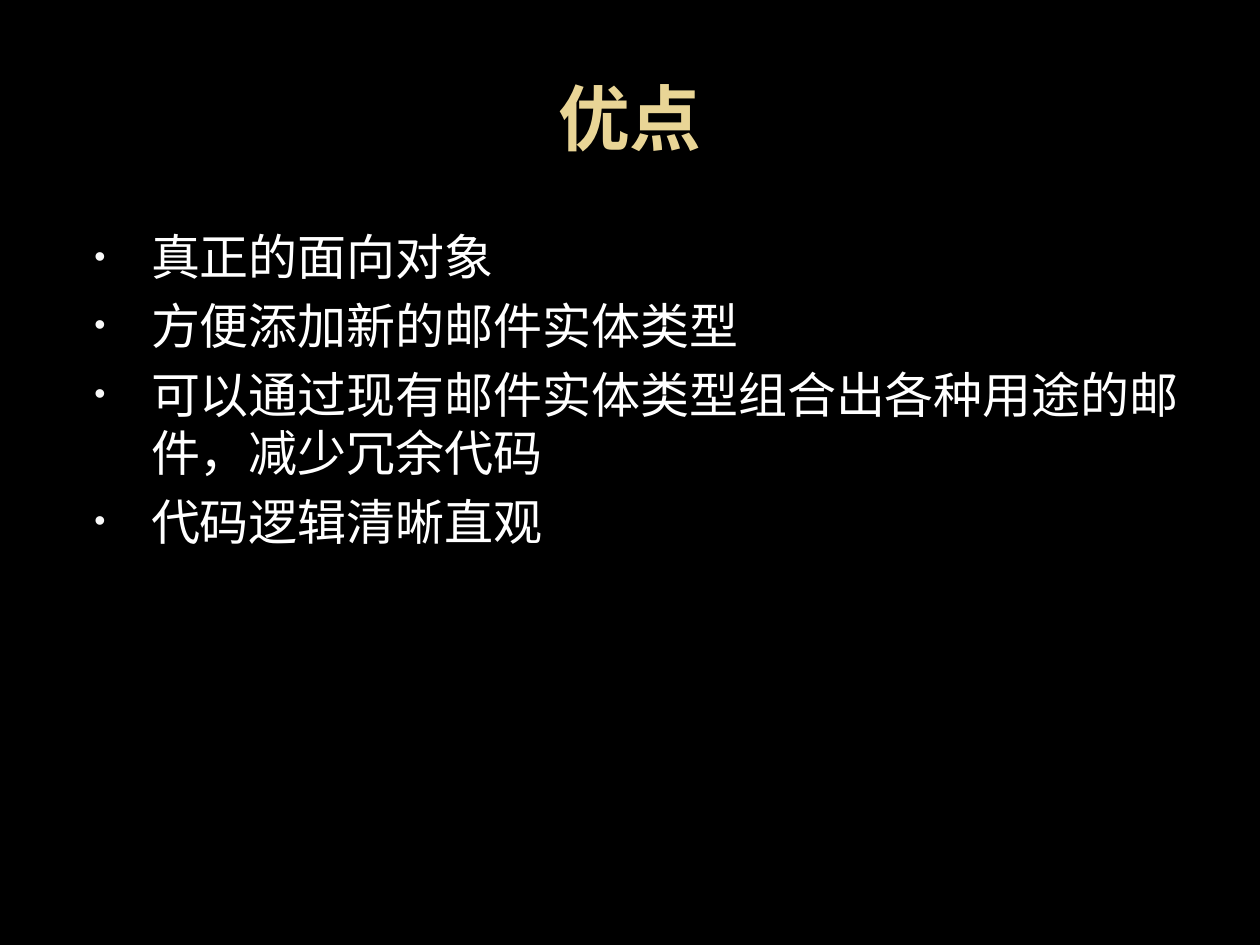
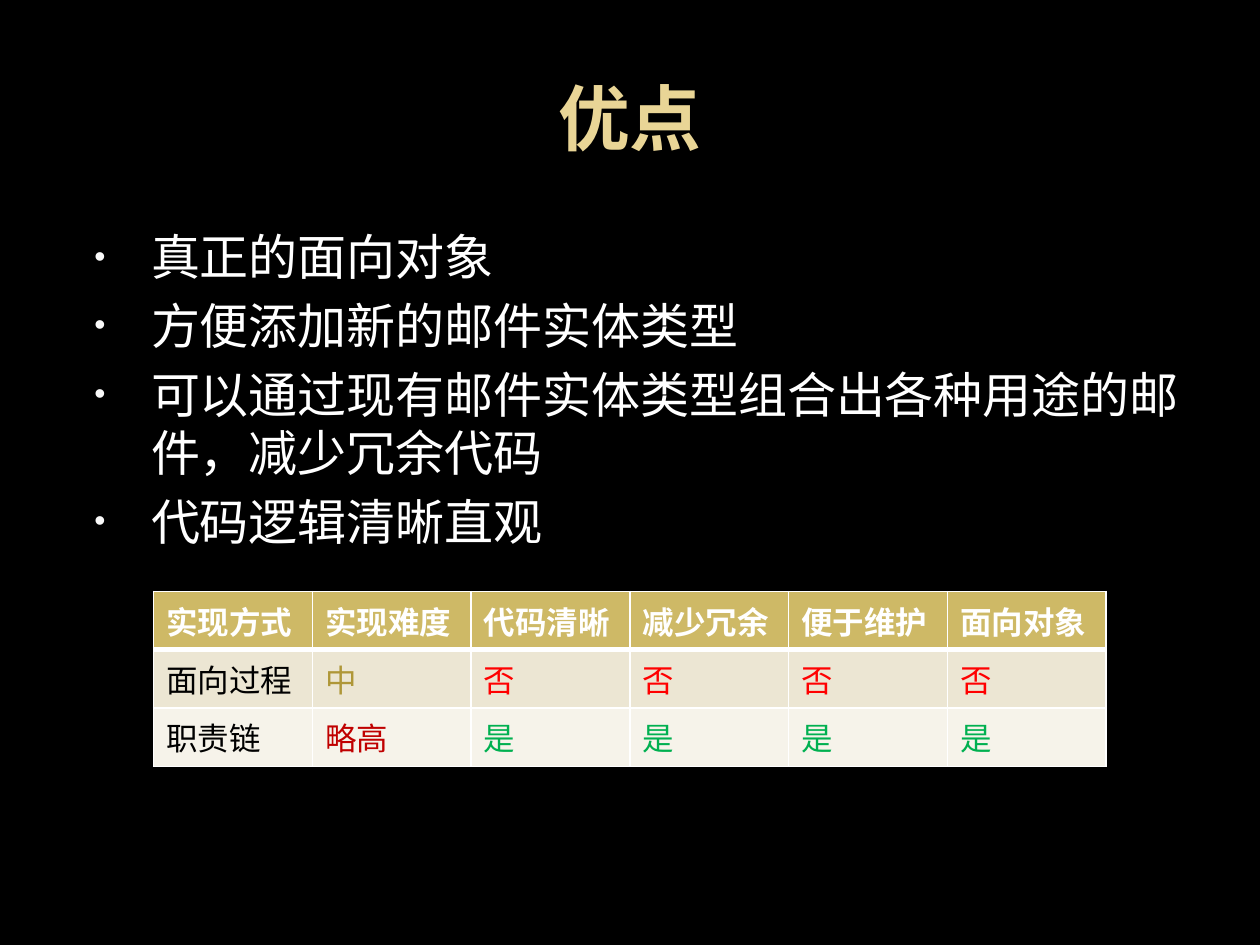
Before and after one commit to yuslf/manhong-ppt, a slide deck: slide 13 of 20160615 满鸿 设计模式之行为模式：职责链.pptx. Drawn at 1260x945 pixels with LibreOffice and Linux fonts; fonts in the diff are those of the drawing; background and template pictures are left out. Boxes give left, top, right and bottom in pixels: in the first picture for what was removed or moved away, otherwise in the second. Text is boxed around its words. In the diff, an @@ line names an element or a change of style, - is before the commit and + after.

```diff
--- a/20160615 满鸿 设计模式之行为模式：职责链.pptx
+++ b/20160615 满鸿 设计模式之行为模式：职责链.pptx
@@ table added at box(154, 591, 1106, 757), 3 rows, 6 columns @@
+实现方式 | 实现难度 | 代码清晰 | 减少冗余 | 便于维护 | 面向对象
+面向过程 | 中 | 否 | 否 | 否 | 否
+职责链 | 略高 | 是 | 是 | 是 | 是
```
Also in this commit, not shown: 2 other slides changed.
